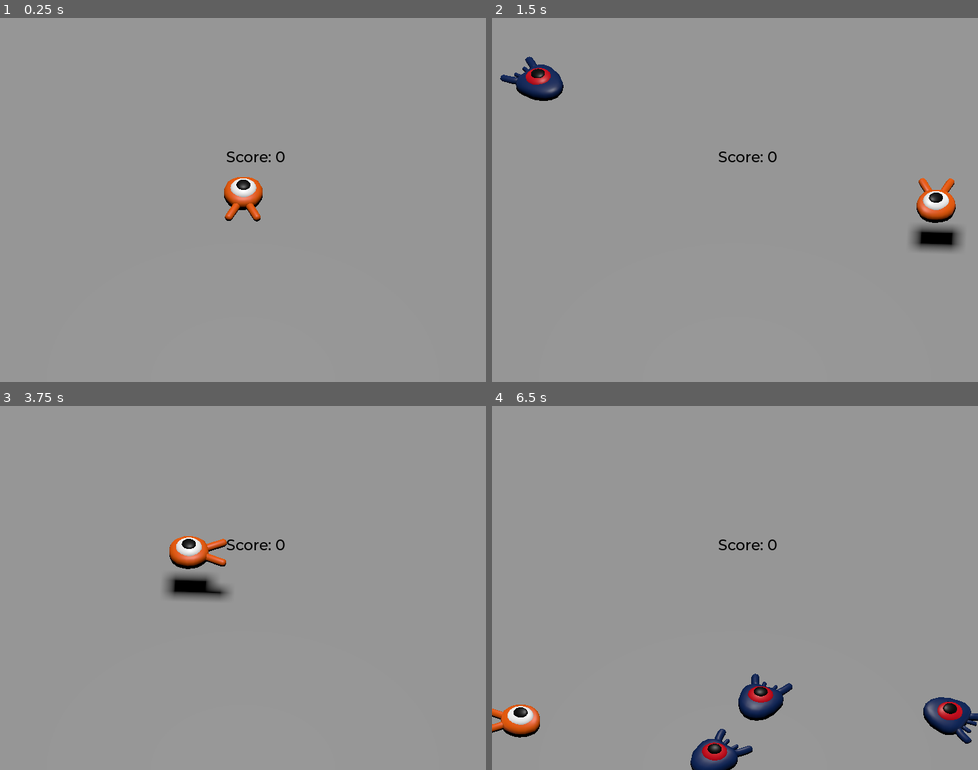
Above: before the commit, frames 1-4 (two rows, left to right).
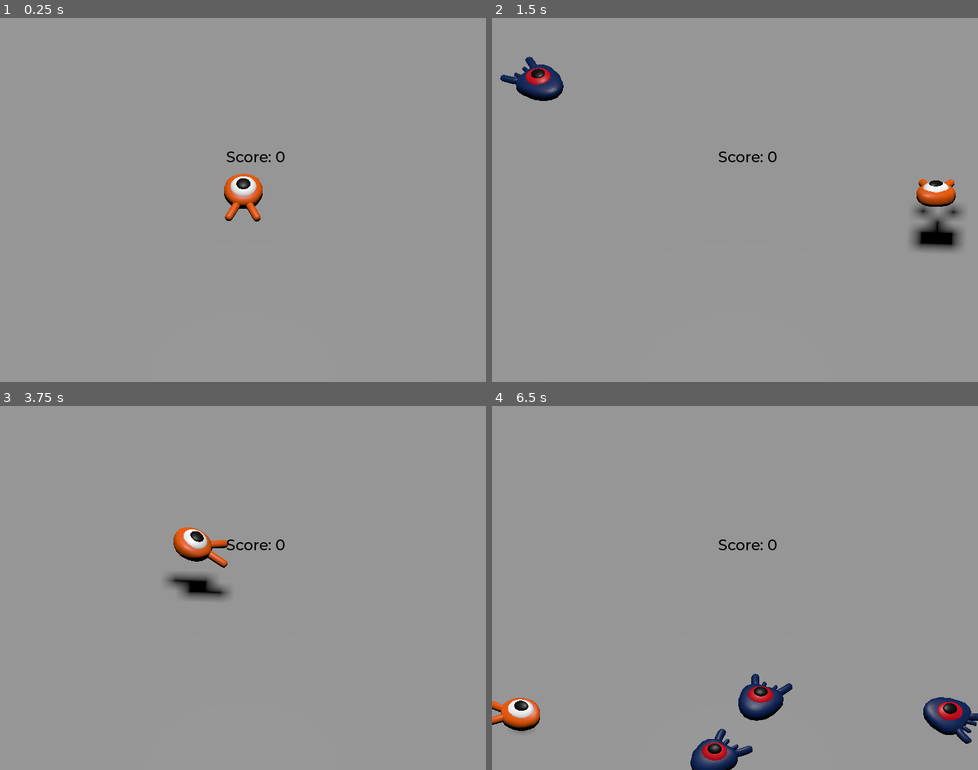
Above: after the commit, the same moments.

Repository: RajendrasinhParmar/squash-the-creeps-godot-3d
Game: Godot game, scene res://main.tscn
Two runs of this game, one before a commit and one after it. Both use one fixed random seed, a clock stepped at 60 frames per second and the inputs below.
Inputs:
- Up to frame 1 (0.25 s): no input
- Up to frame 2 (1.5 s): tap Enter (ui_accept) at 0.5 s; hold Right (move_right) 0.53-1.28 s; tap Space (jump) at 0.6, 0.77, 1.07, 1.35 s; hold Down (move_back) from 1.28 s (still down)
- Up to frame 3 (3.75 s): tap Space (jump) at 1.52, 1.82, 2.1, 2.85, 3.02, 3.32, 3.6 s; release Down (move_back) at 2.03 s; hold Right (move_right) 2.03-2.78 s; hold Up (move_forward) 2.78-3.53 s; tap Enter (ui_accept) at 3.5 s; hold Left (move_left) from 3.53 s (still down)
- Up to frame 4 (6.5 s): tap Space (jump) at 3.77, 4.07, 4.35, 4.52, 4.82, 5.1, 5.85, 6.02, 6.32 s; release Left (move_left) at 5.03 s; hold Down (move_back) 5.03-5.78 s; hold Right (move_right) from 5.78 s (still down)

The runs differ from the first frame. In frame 1, 0.3% of the frame differs, in the area x 46-55%, y 42-56%; in frame 2, 0.9%; in frame 3, 1.0%, in the area x 33-47%, y 33-53%; in frame 4, 0.8%.

Commit message:
feat: add animation to the player node

Diff:
--- a/player.gd
+++ b/player.gd
@@ -36,6 +36,9 @@
 	if direction != Vector3.ZERO:
 		direction = direction.normalized()
 		$Pivot.look_at(position + direction, Vector3.UP)
+		$AnimationPlayer.speed_scale = 4
+	else:
+		$AnimationPlayer.speed_scale = 1
 
 	# Ground velocity
 	target_velocity.x = direction.x * speed
@@ -70,6 +73,7 @@
 				mob.squash()
 				target_velocity.y = bounce_impulse
 	move_and_slide()
+	$Pivot.rotation.x = PI / 6 * velocity.y / jump_impulse
 
 func die():
 	hit.emit()
--- a/player.tscn
+++ b/player.tscn
@@ -9,6 +9,68 @@
 [sub_resource type="CylinderShape3D" id="CylinderShape3D_dndji"]
 height = 0.273124
 radius = 1.15364
+
+[sub_resource type="Animation" id="Animation_kf46f"]
+resource_name = "float"
+length = 1.2
+loop_mode = 1
+tracks/0/type = "value"
+tracks/0/imported = false
+tracks/0/enabled = true
+tracks/0/path = NodePath("Pivot/Character:position")
+tracks/0/interp = 1
+tracks/0/loop_wrap = true
+tracks/0/keys = {
+"times": PackedFloat32Array(0.2, 0.7, 1.2),
+"transitions": PackedFloat32Array(0.420448, 2.07053, 1),
+"update": 0,
+"values": [Vector3(0, 0, 0), Vector3(0, 0.65, 0), Vector3(0, 0.35, 0)]
+}
+tracks/1/type = "value"
+tracks/1/imported = false
+tracks/1/enabled = true
+tracks/1/path = NodePath("Pivot/Character:rotation")
+tracks/1/interp = 1
+tracks/1/loop_wrap = true
+tracks/1/keys = {
+"times": PackedFloat32Array(0.1, 0.5, 1.2),
+"transitions": PackedFloat32Array(0.420448, 2.07053, 1),
+"update": 0,
+"values": [Vector3(0, 0, 0), Vector3(0.139626, 0, 0), Vector3(-0.15708, 0, 0)]
+}
+
+[sub_resource type="Animation" id="Animation_se3kx"]
+length = 0.001
+tracks/0/type = "value"
+tracks/0/imported = false
+tracks/0/enabled = true
+tracks/0/path = NodePath("Pivot/Character:position")
+tracks/0/interp = 1
+tracks/0/loop_wrap = true
+tracks/0/keys = {
+"times": PackedFloat32Array(0),
+"transitions": PackedFloat32Array(1),
+"update": 0,
+"values": [Vector3(0, 0, 0)]
+}
+tracks/1/type = "value"
+tracks/1/imported = false
+tracks/1/enabled = true
+tracks/1/path = NodePath("Pivot/Character:rotation")
+tracks/1/interp = 1
+tracks/1/loop_wrap = true
+tracks/1/keys = {
+"times": PackedFloat32Array(0),
+"transitions": PackedFloat32Array(1),
+"update": 0,
+"values": [Vector3(0, 0, 0)]
+}
+
+[sub_resource type="AnimationLibrary" id="AnimationLibrary_b5rx3"]
+_data = {
+"RESET": SubResource("Animation_se3kx"),
+"float": SubResource("Animation_kf46f")
+}
 
 [node name="Player" type="CharacterBody3D"]
 transform = Transform3D(1, 0, 0, 0, 1, 0, 0, 0, 1, 0, 0.499259, 0)
@@ -32,4 +94,10 @@
 transform = Transform3D(1, 0, 0, 0, 1, 0, 0, 0, 1, 0, 0.600256, 0)
 shape = SubResource("CylinderShape3D_dndji")
 
+[node name="AnimationPlayer" type="AnimationPlayer" parent="."]
+autoplay = "float"
+libraries = {
+"": SubResource("AnimationLibrary_b5rx3")
+}
+
 [connection signal="body_entered" from="MobDetector" to="." method="_on_mob_detector_body_entered"]
Not shown: 1 places in player.tscn that only renumber resources
